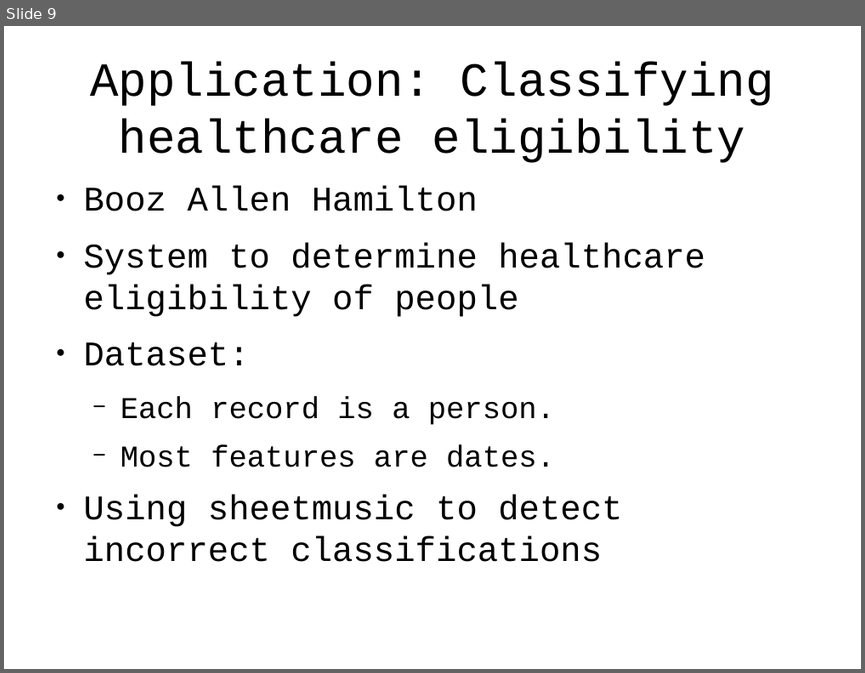
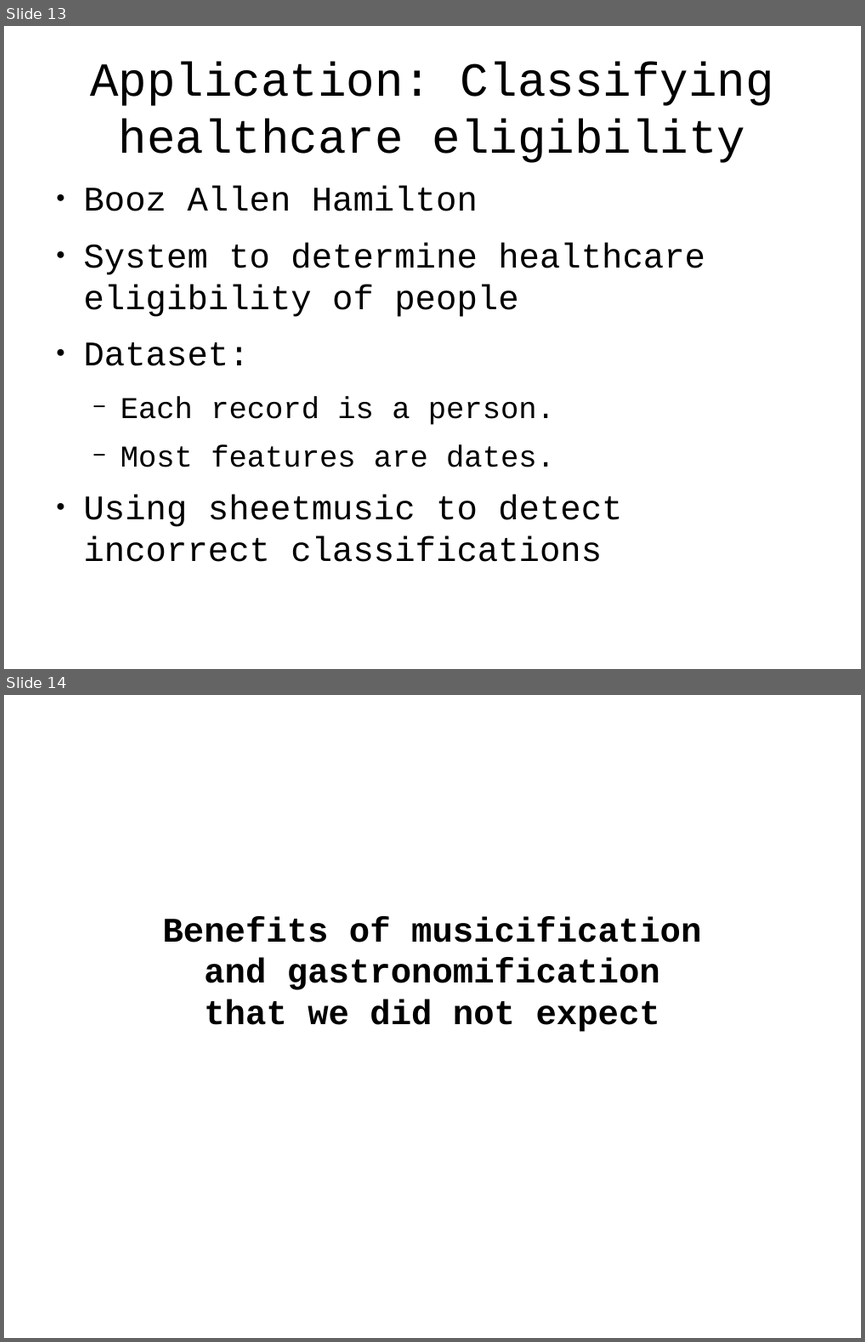
Before and after one commit to tlevine/gastronomification-big-data-talk, a slide deck: big-senses.odp. Shown one above the other, each under a label of ours: slide 9 before the commit, slides 13 and 14 after it. The pictures are 865x673 and 865x1342 pixels, drawn with LibreOffice and Linux fonts; fonts in the diff are those of the drawing; background and template pictures are left out. Boxes give left, top, right and bottom in pixels: in the first picture for what was removed or moved away, otherwise in the second. Text is boxed around its words. In the diff, an @@ line names an element or a change of style, - is before the commit and + after.

```diff
--- a/big-senses.odp
+++ b/big-senses.odp
@@ slide 14 added at bbox=[4, 695, 861, 1338], background #FFFFFF @@
@@ subtitle added at bbox=[163, 916, 701, 1032], 32 pt, text #000000, bold @@
+Benefits of musicification
+and gastronomification
+that we did not expect
@@ what was slide 9 is now slide 13 @@
```
Also in this commit, not shown: 1 slide changed, 5 other slides added.
